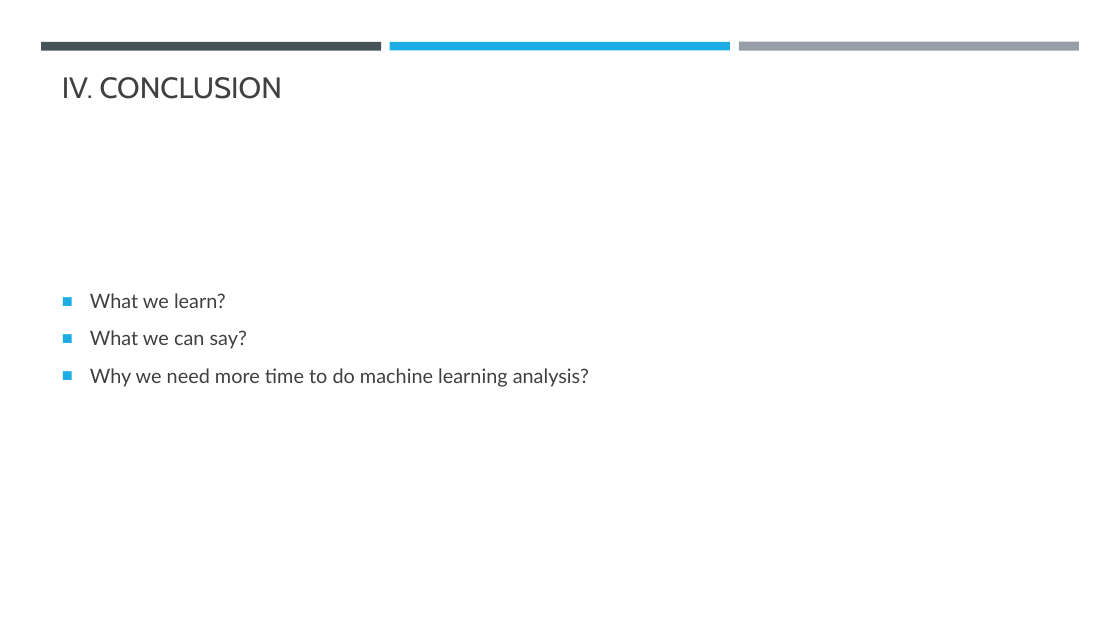
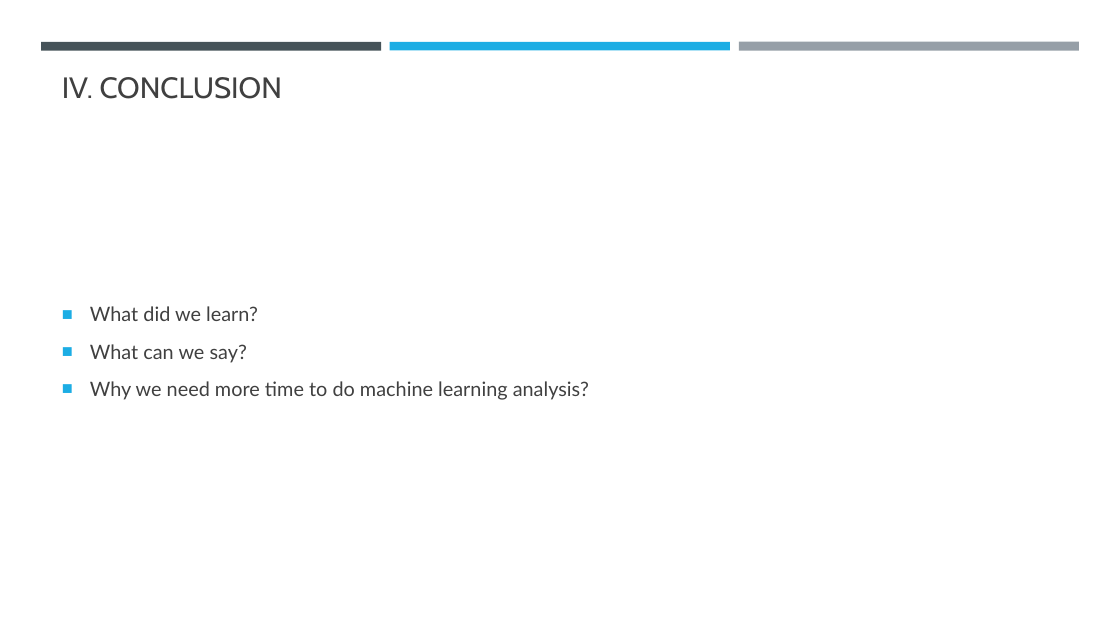
Before and after one commit to EmilienN/Data-Science-Portfolio, a slide deck: slide 12 of Projet -- SPEED DATING/Secret Ingredients for Falling in Love the Second.pptx. Drawn at 1120x630 pixels with LibreOffice and Linux fonts; fonts in the diff are those of the drawing. Boxes give left, top, right and bottom in pixels: in the first picture for what was removed or moved away, otherwise in the second. Text is boxed around its words. In the diff, an @@ line names an element or a change of style, - is before the commit and + after.

```diff
--- a/Projet -- SPEED DATING/Secret Ingredients for Falling in Love the Second.pptx
+++ b/Projet -- SPEED DATING/Secret Ingredients for Falling in Love the Second.pptx
@@ text "What did we learn?": place and size @@
-text "What did we learn?" at box(90, 293, 589, 387)
+text "What did we learn?" at box(90, 306, 589, 400)
@@ text at box(90, 306, 258, 363): text changed @@
-■ What we learn?
-■ What we can say?
+■ What did we learn?
+■ What can we say?
```
Also in this commit, not shown: 2 other files.
